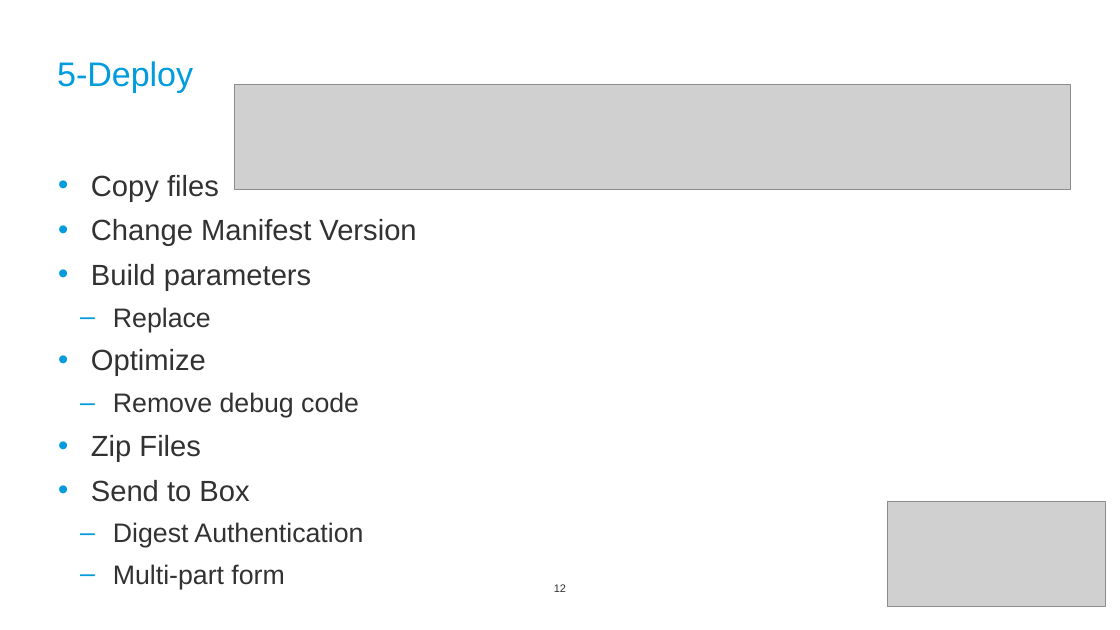
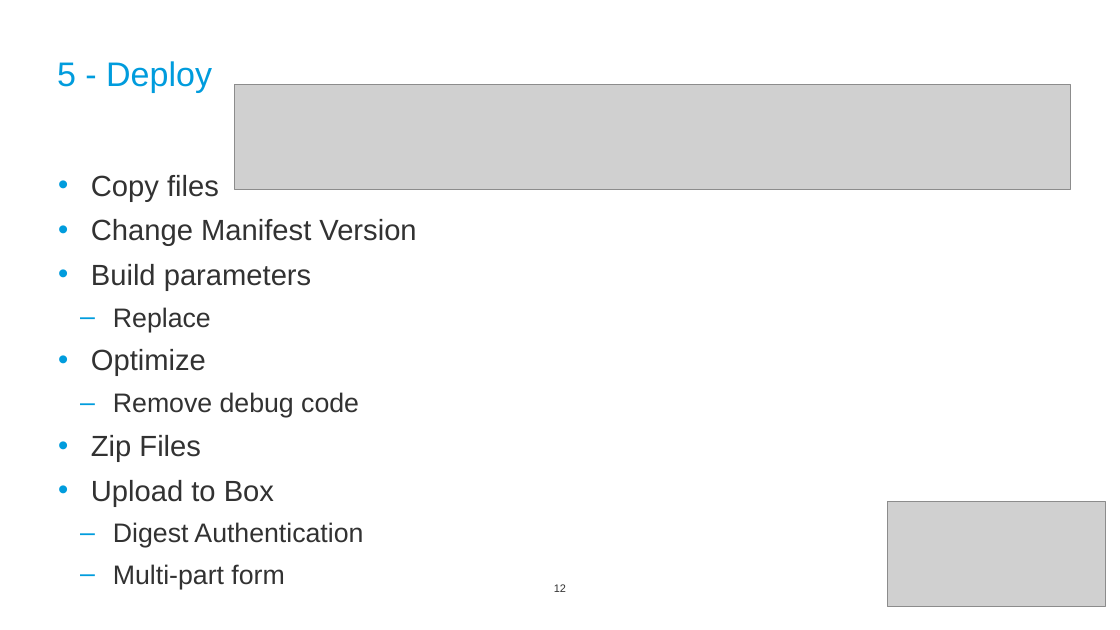
Before and after one commit to celsoaf/BrightScript-Debugger, a slide deck: slide 12 of doc/10-Apresentação.pptx. Drawn at 1120x630 pixels with LibreOffice and Linux fonts; fonts in the diff are those of the drawing; grey boxes stand for pictures; background and template pictures are left out. Boxes give left, top, right and bottom in pixels: in the first picture for what was removed or moved away, otherwise in the second. Text is boxed around its words. In the diff, an @@ line names an element or a change of style, - is before the commit and + after.

```diff
--- a/doc/10-Apresentação.pptx
+++ b/doc/10-Apresentação.pptx
@@ title at (57,61,212,93): spaces changed @@
-5-Deploy
+5 - Deploy
@@ text at (91,480,274,507): text changed @@
-• Send to Box
+• Upload to Box
```
Also in this commit, not shown: 11 other slides changed.
